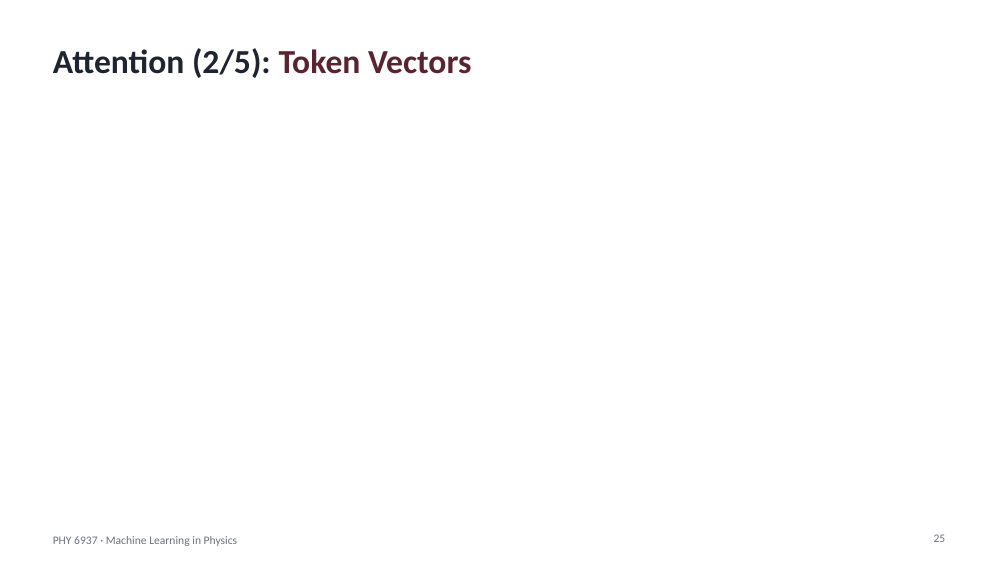
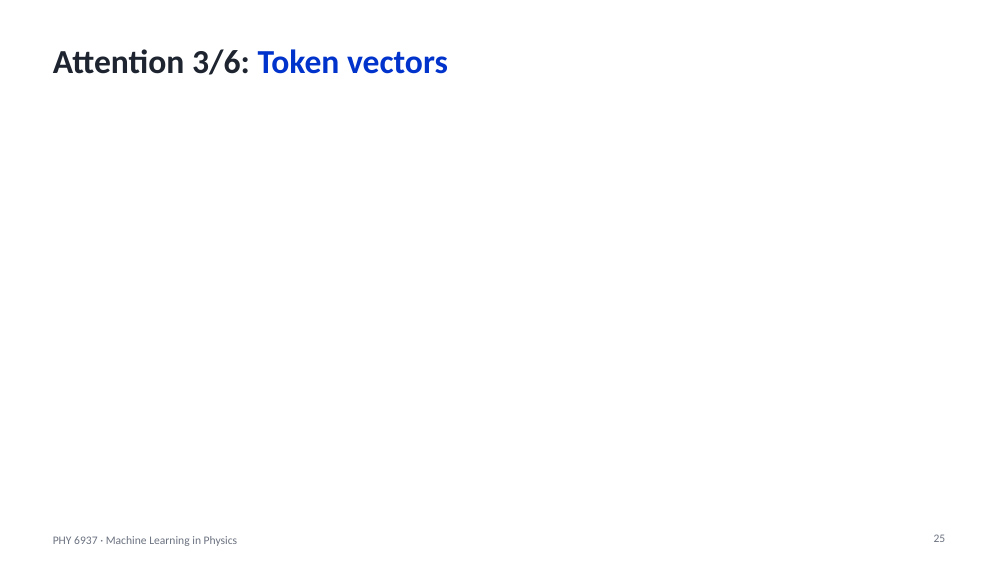
Before and after one commit to hbprosper/mlinphysics, a slide deck: slide 25 of Lectures/08.Transformers/Lecture_TNN.pptx. Drawn at 1008x567 pixels with LibreOffice and Linux fonts; fonts in the diff are those of the drawing; grey boxes stand for pictures. Boxes give left, top, right and bottom in pixels: in the first picture for what was removed or moved away, otherwise in the second. Text is boxed around its words. In the diff, an @@ line names an element or a change of style, - is before the commit and + after.

```diff
--- a/Lectures/08.Transformers/Lecture_TNN.pptx
+++ b/Lectures/08.Transformers/Lecture_TNN.pptx
@@ title at <box>53,49,448,75</box>: text changed @@
-Attention (2/5): Token Vectors
+Attention 3/6: Token vectors
```
Also in this commit, not shown: 8 other slides changed, 2 slides added, 4 slides removed, 1 other file.
